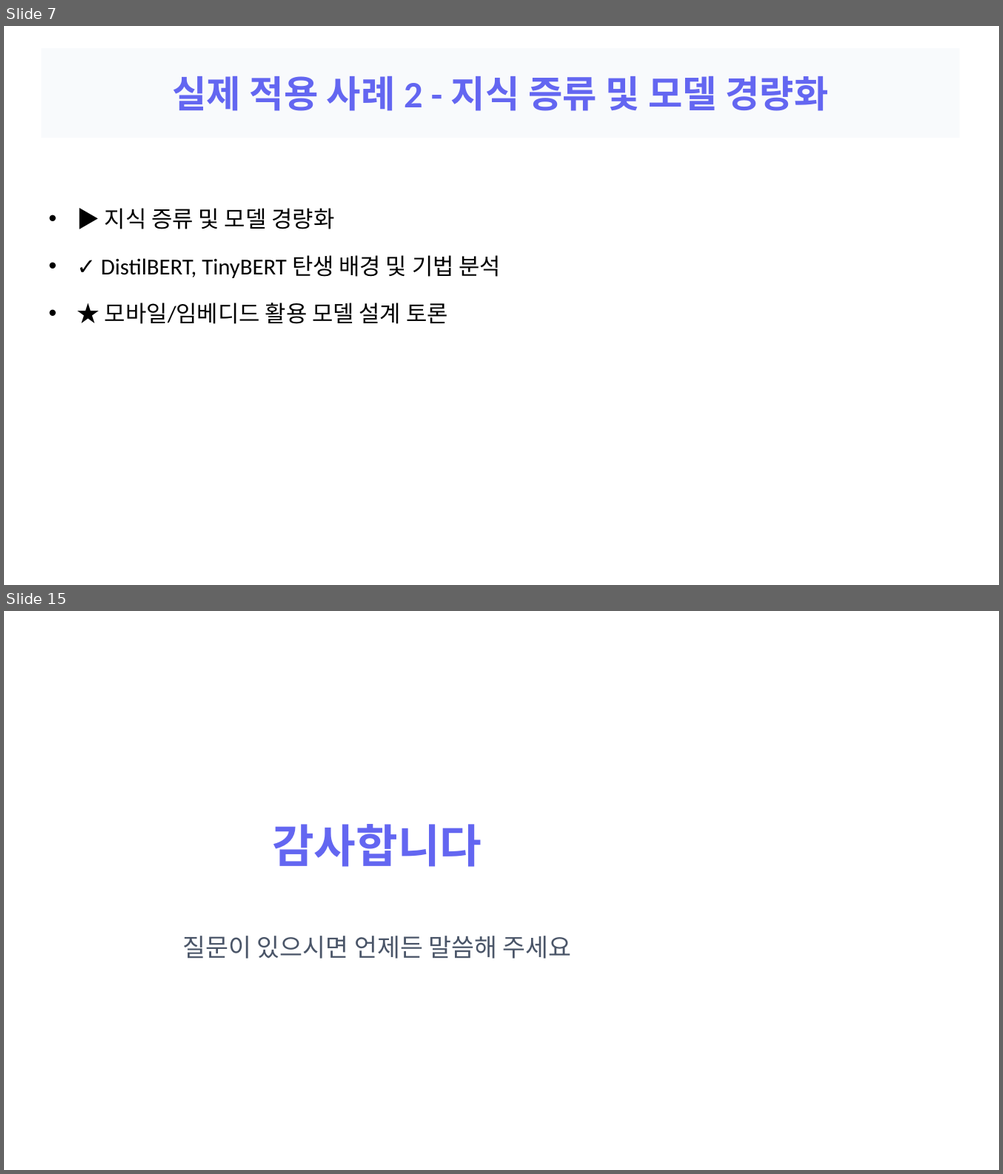
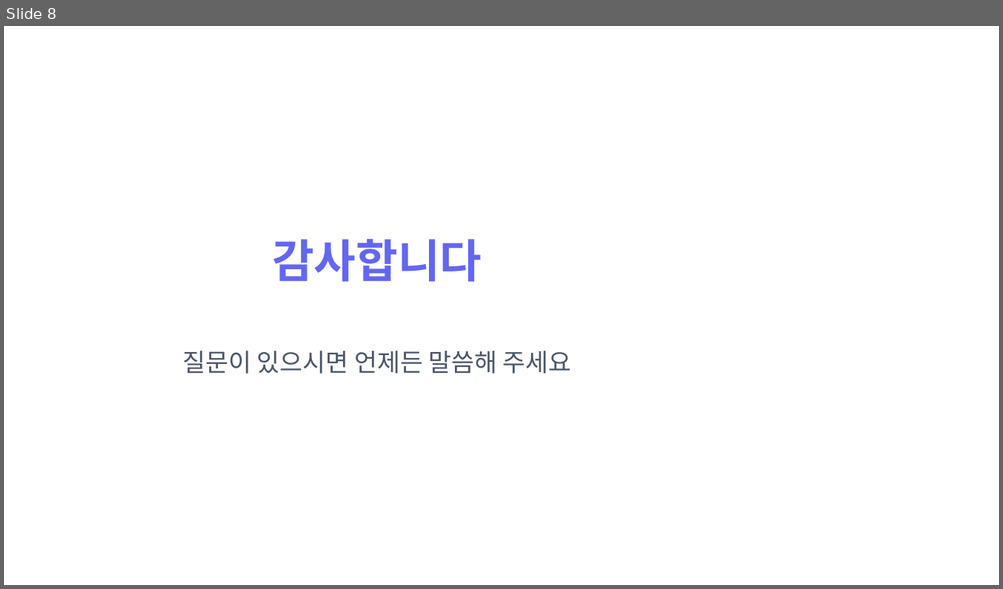
Before and after one commit to devna0111/FlowMate, a slide deck: uploads/pptx_sample.pptx. Shown one above the other, each under a label of ours: slides 7 and 15 before the commit, slide 8 after it; the slides between them are not shown. The pictures are 1003x1174 and 1003x589 pixels, drawn with LibreOffice and Linux fonts; fonts in the diff are those of the drawing. Boxes give left, top, right and bottom in pixels: in the first picture for what was removed or moved away, otherwise in the second. Text is boxed around its words. In the diff, an @@ line names an element or a change of style, - is before the commit and + after.

```diff
--- a/uploads/pptx_sample.pptx
+++ b/uploads/pptx_sample.pptx
@@ slide 7 removed at <box>4,26,999,585</box>, background #FFFFFF @@
@@ title removed at <box>41,48,959,138</box> @@
-실제 적용 사례 2 - 지식 증류 및 모델 경량화
@@ text removed at <box>101,208,501,324</box> @@
-• ▶ 지식 증류 및 모델 경량화
-• ✓ DistilBERT, TinyBERT 탄생 배경 및 기법 분석
-• ★ 모바일/임베디드 활용 모델 설계 토론
@@ what was slide 15 is now slide 8 @@
```
Also in this commit, not shown: 1 slide changed, 6 slides added, 12 other slides removed, 14 other files.
